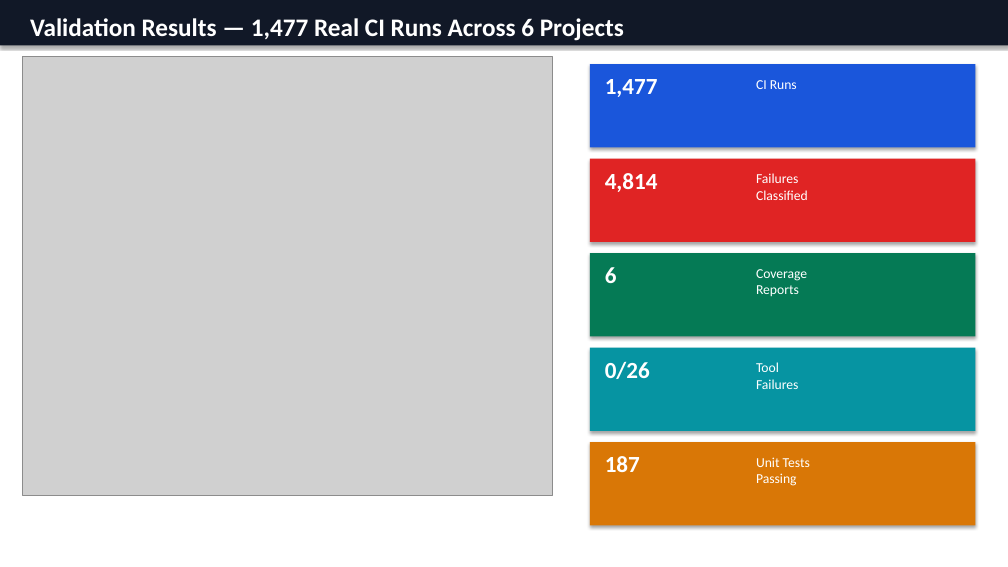
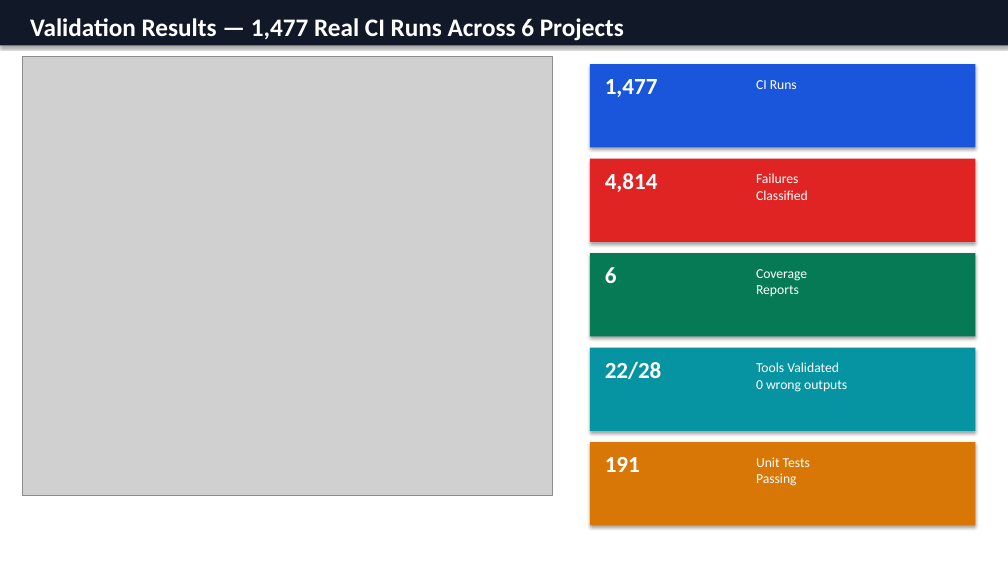
Before and after one commit to kiranreddi/sentinel-dv, a slide deck: slide 9 of conference/slides/sentinel_dv_dvcon2026.pptx (slide 8 before the commit). Drawn at 1008x567 pixels with LibreOffice and Linux fonts; fonts in the diff are those of the drawing; grey boxes stand for pictures. Boxes give left, top, right and bottom in pixels: in the first picture for what was removed or moved away, otherwise in the second. Text is boxed around its words. In the diff, an @@ line names an element or a change of style, - is before the commit and + after.

Commit message:
Release v2.3.0: Jenkins indexing, MCP registry polish, 28 tools
Add Jenkins artifact path inference, JUnit dedupe, and cocotb test_artifacts
evidence. Enrich server.json with logo, tags, and docs URL. Align changelogs
and README for the 2.3.0 publish (runs.summary, tests.history, CI formatting).

```diff
--- a/conference/slides/sentinel_dv_dvcon2026.pptx
+++ b/conference/slides/sentinel_dv_dvcon2026.pptx
@@ text at (605, 361, 662, 379): text changed @@
-0/26
+22/28
@@ text at (756, 362, 847, 392): text changed @@
-Tool
-Failures
+Tools Validated
+0 wrong outputs
@@ text at (605, 457, 640, 472): text changed @@
-187
+191
```
Also in this commit, not shown: 4 other slides changed, 2 slides added, 16 other files.
